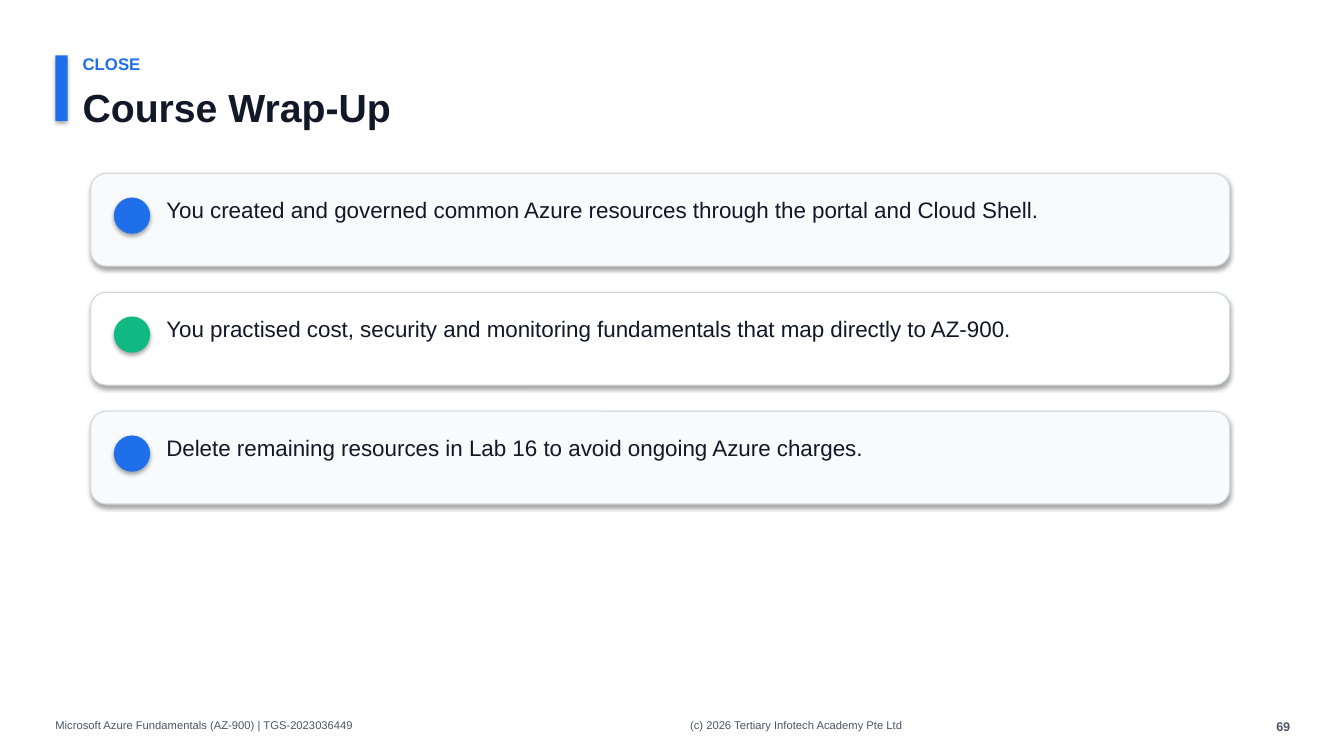
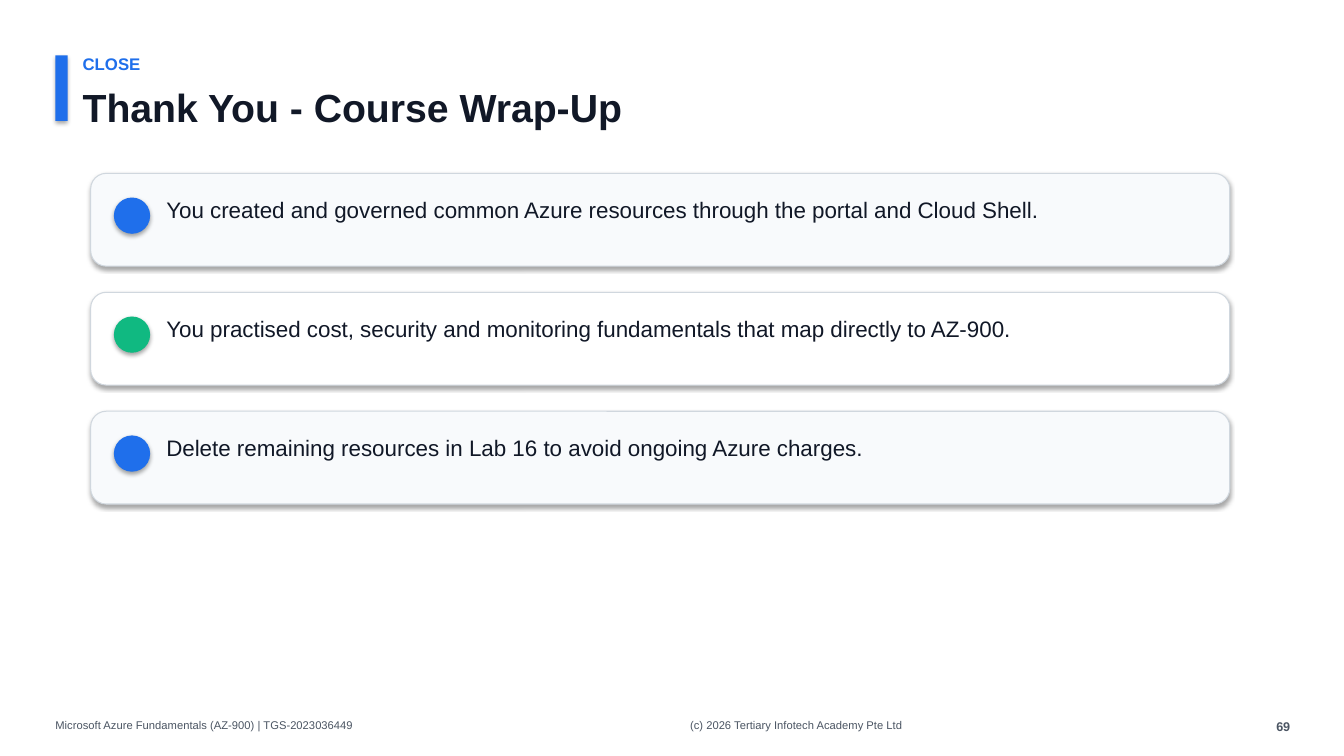
Before and after one commit to tertiarycourses/TGS-2023036449---Microsoft-Azure-Fundamentals-AZ-900-, a slide deck: slide 69 of courseware/Microsoft Azure Fundamentals (AZ-900)-v1.pptx. Drawn at 1344x756 pixels with LibreOffice and Linux fonts; fonts in the diff are those of the drawing. Boxes give left, top, right and bottom in pixels: in the first picture for what was removed or moved away, otherwise in the second. Text is boxed around its words. In the diff, an @@ line names an element or a change of style, - is before the commit and + after.

Commit message:
Update AZ-900 courseware

```diff
--- a/courseware/Microsoft Azure Fundamentals (AZ-900)-v1.pptx
+++ b/courseware/Microsoft Azure Fundamentals (AZ-900)-v1.pptx
@@ text at [83,93,622,130]: text changed @@
-Course Wrap-Up
+Thank You - Course Wrap-Up
```
Also in this commit, not shown: 2 other files.
